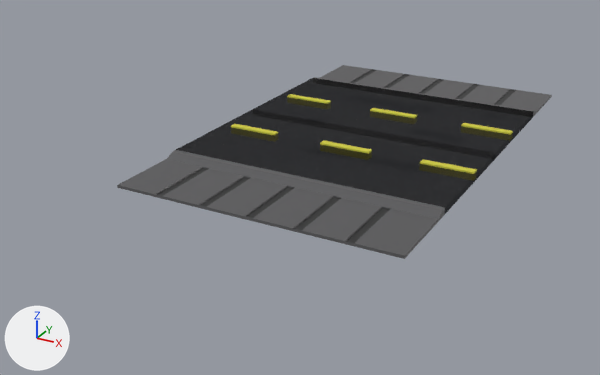
Two versions of the Blender file Assets/Ruas/estrada1.blend, one commit apart.
Rendered twice from a 50 mm camera at (8.5, -28.8, 11.4) aimed at (-6.1, -2.1, -2.0). The lights are fixed; the arrows at lower left show +X, +Y and +Z.

In view in the first picture: 'Calçada', 'Calçada.001', 'Estrada', 'Faixas'.
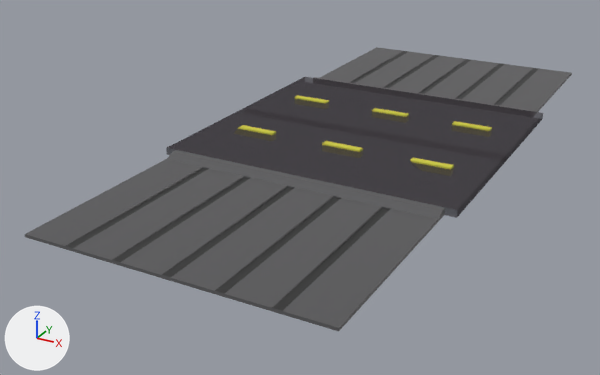
What differs and where, as boxes (x1, y1, x2, y2) in the pictures (600 x 375 px; the box of a moved part takes in the faces that stretch with it):
'Calçada', reshaped (26% wider, 46% taller): before (117, 65, 552, 259); after (25, 47, 572, 331)
'Estrada', surface changed, mesh rescaled (black to grey): before (176, 78, 533, 215); after (166, 77, 543, 218)
'Calçada.002', added (black): after (66, 51, 539, 311)
part 2 of me_cubo, moved or reshaped: before (461, 123, 513, 135); after (452, 121, 492, 131)
part 3 of me_cubo, moved or reshaped: before (287, 94, 331, 104); after (295, 95, 329, 104)
part 4 of me_cubo, moved or reshaped: before (320, 141, 477, 174); after (322, 141, 454, 170)
part 5 of me_cubo, moved or reshaped: before (231, 124, 278, 136); after (238, 125, 276, 135)
part 6 of me_cubo, moved or reshaped: before (370, 108, 417, 118); after (372, 108, 409, 117)
'Calçada.001', unchanged, covered by the edit: before (157, 70, 516, 243)

Edits to the bpy script that builds the scene:
```text
Change mat_asfalto:
    where n0 = _N.new('ShaderNodeBsdfPrincipled'); n0.name = 'Principled BSDF'
    add n0.inputs[0].default_value = (0.0575, 0.0501, 0.0576, 1.0)  # 'Base Color', black #443f44
    remove n2 = _N.new('ShaderNodeTexImage'); n2.name = 'Textura de imagem'
    remove n2.image = img_asfalto_jpg_001
    remove n2.projection = 'BOX'
    remove n2.interpolation = 'Smart'
    remove _L.new(n2.outputs[0], n0.inputs[0])  # 'Color' to 'Base Color'
Change me_cube:
    where me_cube.from_pydata(...)  # 52 vertices, 49 faces; spans x -9.59..1.0, y -5.49..5.49, z -0.28..1.0
    used by ob_estrada; location = (0.0, 0.0, 0.11); scale = (1.0, 1.0, -0.211)
    me_cube part 1: the whole mesh is scaled about its middle by (1.08, 1, 1)
Change me_cubo:
    where me_cubo.from_pydata(...)  # 48 vertices, 36 faces; spans x -22.5..2.2, y -16.2..16.2, z -0.7..1.0
    used by ob_faixas; location = (0.04, 0.06, 0.04); scale = (0.407, 0.151, 0.19)
    me_cubo part 2: the loose piece of 8 vertices spanning x -2.7..2.2, y 14.2..16.2, z -0.7..1.0 is scaled about its middle by (0.77, 1, 1), then moved by (-1.7, 0.0, 0.0)
    me_cubo part 3: the loose piece of 8 vertices spanning x -22.5..-17.6, y 14.2..16.2, z -0.7..1.0 is scaled about its middle by (0.77, 1, 1), then moved by (0.1, 0.0, 0.0)
    me_cubo part 4
    add for i in [*range(0, 4)]: me_cubo.vertices[i].co += Vector((-2.3, 0.0, 0.0))
    add for i in [5, 12, 17, 20]: me_cubo.vertices[i].co += Vector((-1.1, 0.0, 0.0))
    add for i in [4, 13, 19]: me_cubo.vertices[i].co += Vector((-1.2, 0.0, 0.0))
    me_cubo part 5
    add for i in [7, 10, 15, 22]: me_cubo.vertices[i].co += Vector((-0.5, 0.0, 0.0))
    me_cubo.vertices[9].co: (-22.5, -14.2, 1.0) -> (-21.9, -14.2, 1.0)  # pixel (235, 123) -> pixel (242, 125)
    me_cubo.vertices[23].co: (-22.5, -16.2, 1.0) -> (-21.9, -16.2, 1.0)  # pixel (231, 125) -> pixel (238, 127)
    me_cubo part 6
    add for i in [29, 36, 41, 44]: me_cubo.vertices[i].co += Vector((-1.1, 0.0, 0.0))
Change me_cube_001:
    used by ob_calçada; location = (0.0, 0.0, 0.11); scale = (1.0, 1.0, -0.211)
    remove me_cube_001.from_pydata(...)  # 226 vertices, 169 faces; spans x -9.6..1.0, y -8.8..8.8, z -0.3..1.0
    add me_cube_001.from_pydata(...)  # 216 vertices, 149 faces; spans x -9.6..1.0, y -13.1..13.0, z -0.3..1.0
    me_cube_001 part 7
    20 vertices are removed from x -7.8..-0.8, y -8.8..8.8, z 0.5..0.8
    32 faces are deleted
    19 vertices in x -9.6..1.0, y 8.8, z 0.5..1.0 move by (0.0, 4.2, 0.0)
    19 vertices in x -9.6..1.0, y -8.8, z 0.5..1.0 move by (0.0, -4.3, 0.0)
    10 new vertices lie (0.0, 0.0, -0.5) away from vertices in x -7.8..-0.8, y -8.8..8.8, z 1.0
    12 new faces join them
Add ob_calçada_002:
    ob_calçada_002 = bpy.data.objects.new('Calçada.002', me_cube_003)  # 120 vertices, 40 faces; spans x -8.0..-0.6, y -13.1..13.0, z 0.5..0.8; in mat_calçada_vãos (black #2e2e2e)
    ob_calçada_002.location = (0.0, 0.0, 0.11)
    ob_calçada_002.scale = (1.0, 1.0, -0.211)
```
